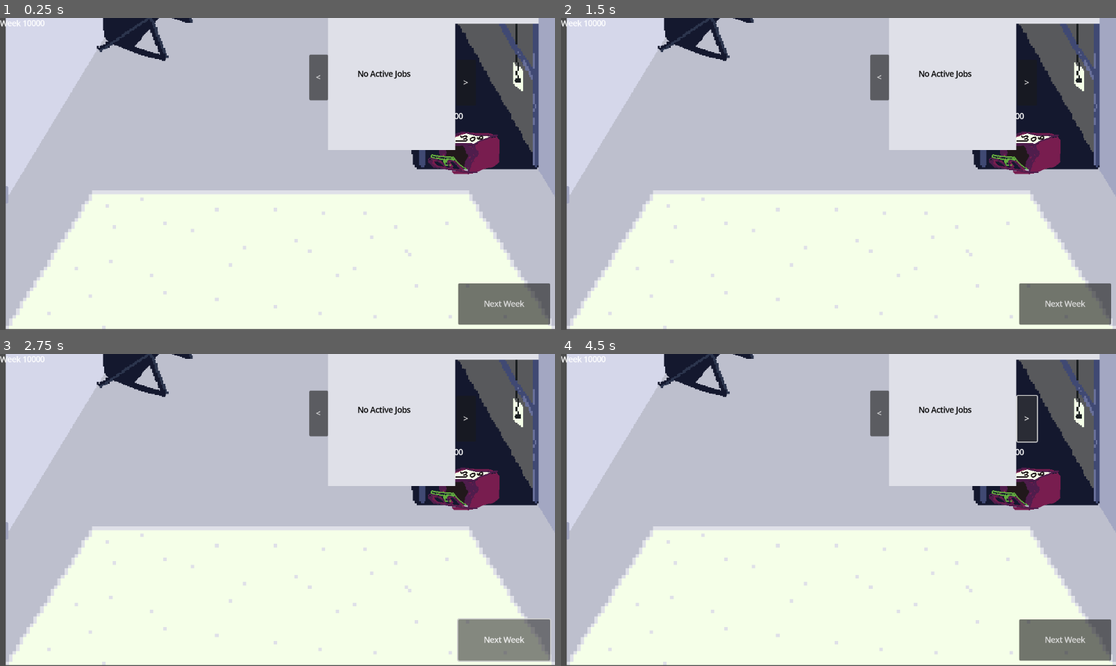
Above: before the commit, frames 1-4 (two rows, left to right).
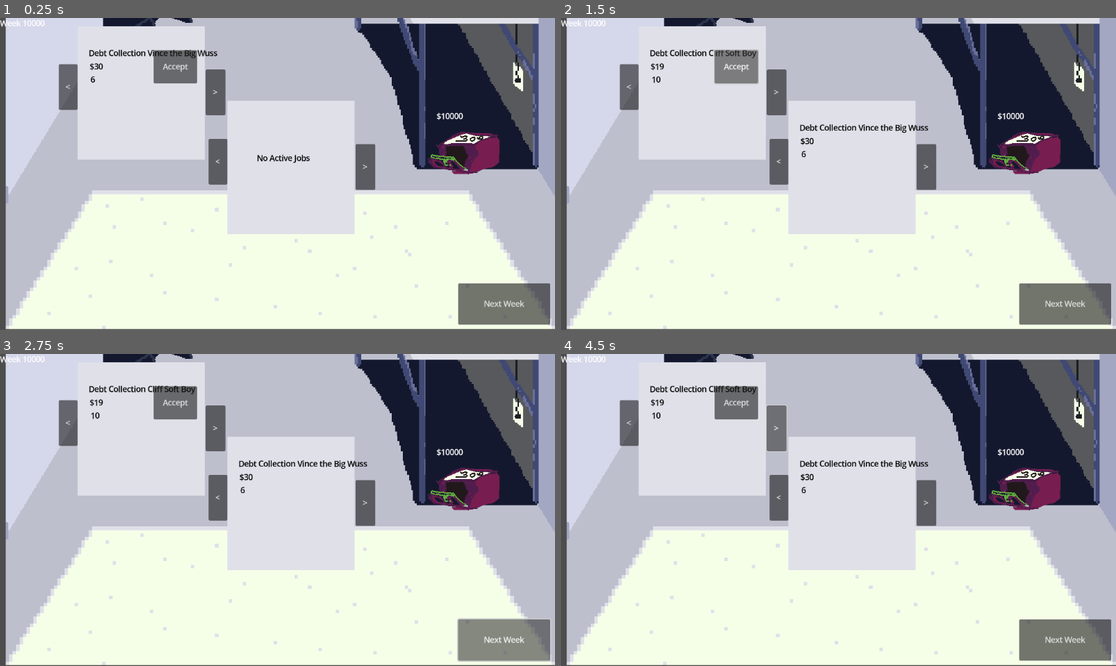
Above: after the commit, the same moments.

Repository: deruitda/ludum-dare-58
Game: Godot game, scene res://main.tscn
Two runs of this game, one before a commit and one after it. Both use one fixed random seed, a clock stepped at 60 frames per second and the inputs below. Before the commit the project starts from res://desk/room.tscn.
Inputs (mouse positions are in pixels of both pictures, inside the frame that each line leads up to):
- Up to frame 1 (0.25 s): no input
- Up to frame 2 (1.5 s): click (738, 67) at 0.5 s, where only the run after the commit has a clickable "Accept"; click (738, 67) at 1.25 s, where only the run after the commit has a clickable "Accept"
- Up to frame 3 (2.75 s): click "Next Week" at 2 s
- Up to frame 4 (4.5 s): click "Next Week" at 2.75 s; click "<" at 3.5 s; click ">" at 4.25 s

The runs differ from the first frame. In frame 1, 29% of the frame differs, in the area x 10-85%, y 0-70%; in frame 2, 29%; in frame 3, 29%; in frame 4, 29%, in the area x 10-86%, y 0-70%.

Commit message:
I'm a lord

Diff:
--- a/desk/room.tscn
+++ b/desk/room.tscn
@@ -19,17 +19,14 @@
 texture = ExtResource("2_bnidx")
 
 [node name="Resumes" parent="." instance=ExtResource("2_xcxlp")]
-visible = false
 position = Vector2(253.00002, -241.00003)
 scale = Vector2(0.6956009, 0.76000094)
 
 [node name="Phone" parent="." instance=ExtResource("3_4is0s")]
-visible = false
 position = Vector2(824.99994, -190.00003)
 scale = Vector2(0.67747736, 0.93460965)
 
 [node name="PotentialIncomeStreamBinder" parent="." instance=ExtResource("7_bs3hi")]
-visible = false
 position = Vector2(293, 156)
 
 [node name="MoneyCounter" parent="." instance=ExtResource("4_4is0s")]
@@ -48,7 +45,7 @@
 script = ExtResource("6_bnidx")
 
 [node name="AcceptedIncomeStreamBinder" parent="." instance=ExtResource("8_tfbhj")]
-position = Vector2(813, 136)
+position = Vector2(604, 311)
 
 [node name="CeilingFan" parent="." instance=ExtResource("9_x1u2a")]
 position = Vector2(592, -524)
--- a/main.gd
+++ b/main.gd
@@ -5,6 +5,9 @@
 
 	var room = ROOM.instantiate()
 	add_child(room)
+
+	CandidateManager.worker_hired.connect(_on_candidate_manager_worker_hired)
+	PotentialIncomeStreamManager.income_stream_accepted.connect(_on_potential_income_stream_manager_income_stream_accepted)
 	CandidateManager.generate_worker()
 	CandidateManager.generate_worker()
 	CandidateManager.generate_worker()
--- a/managers/candidate_manager.gd
+++ b/managers/candidate_manager.gd
@@ -1,17 +1,21 @@
 extends Node
 
-@export var name_generator: NameGenerator
 
 signal worker_generated(worker: Worker)
 signal worker_hired(worker: Worker)
 
+@onready var name_generator: NameGenerator
+
 func _ready() -> void:
+	name_generator = NameGenerator.new()
+	add_child(name_generator)
 	pass
 	#CandidateManagerSignalBus.hire_worker_button_pressed.connect()
 
 func generate_worker() -> void:
 	var new_worker = Worker.new()
 	new_worker.worker_name = name_generator.generate_name()
+	name_generator.queue_free()
 	new_worker.cost_per_week = randi() % 20 + 10 # between 10 and 30
 	new_worker.worker_type = preload("res://entities/Worker/WorkerType/soldier.tres")
 	add_child(new_worker)
--- a/project.godot
+++ b/project.godot
@@ -11,7 +11,7 @@
 [application]
 
 config/name="LD58"
-run/main_scene="uid://bpa13iucdr4gj"
+run/main_scene="uid://c6vd1ct10le5s"
 config/features=PackedStringArray("4.5", "GL Compatibility")
 config/icon="res://icon.svg"
 
